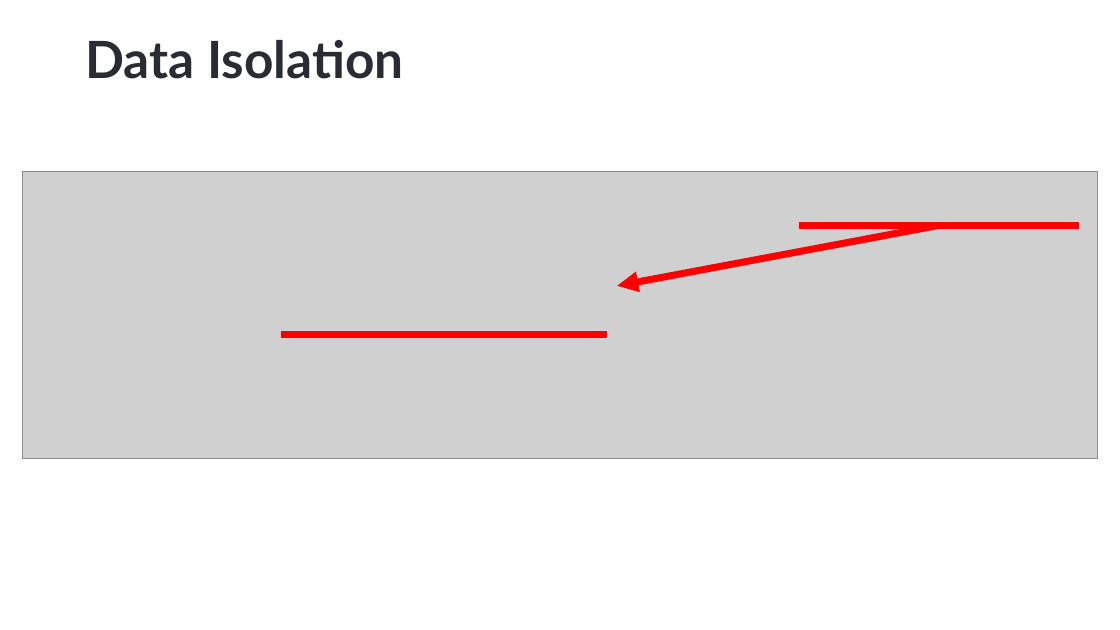
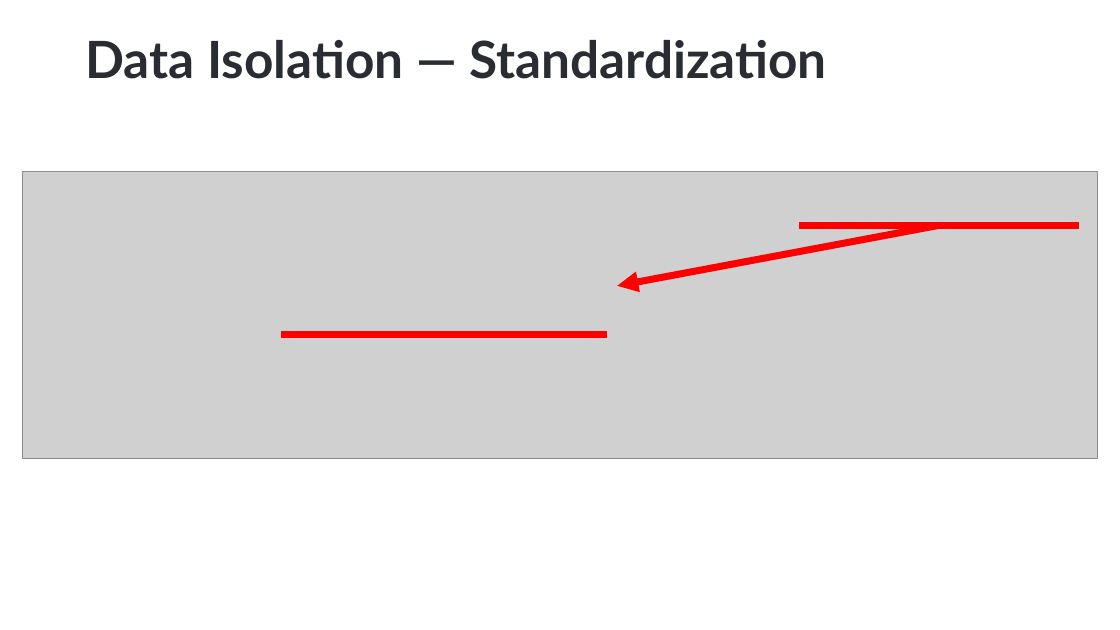
Before and after one commit to ebicoglu/presentations, a slide deck: slide 19 of multi-tenancy-wearedevelopers-2025_30mins.pptx. Drawn at 1120x630 pixels with LibreOffice and Linux fonts; fonts in the diff are those of the drawing; grey boxes stand for pictures; background and template pictures are left out. Boxes give left, top, right and bottom in pixels: in the first picture for what was removed or moved away, otherwise in the second. Text is boxed around its words. In the diff, an @@ line names an element or a change of style, - is before the commit and + after.

```diff
--- a/multi-tenancy-wearedevelopers-2025_30mins.pptx
+++ b/multi-tenancy-wearedevelopers-2025_30mins.pptx
@@ title at (85, 40, 826, 79): text changed @@
-Data Isolation
+Data Isolation — Standardization
```
Also in this commit, not shown: 19 other slides changed.
